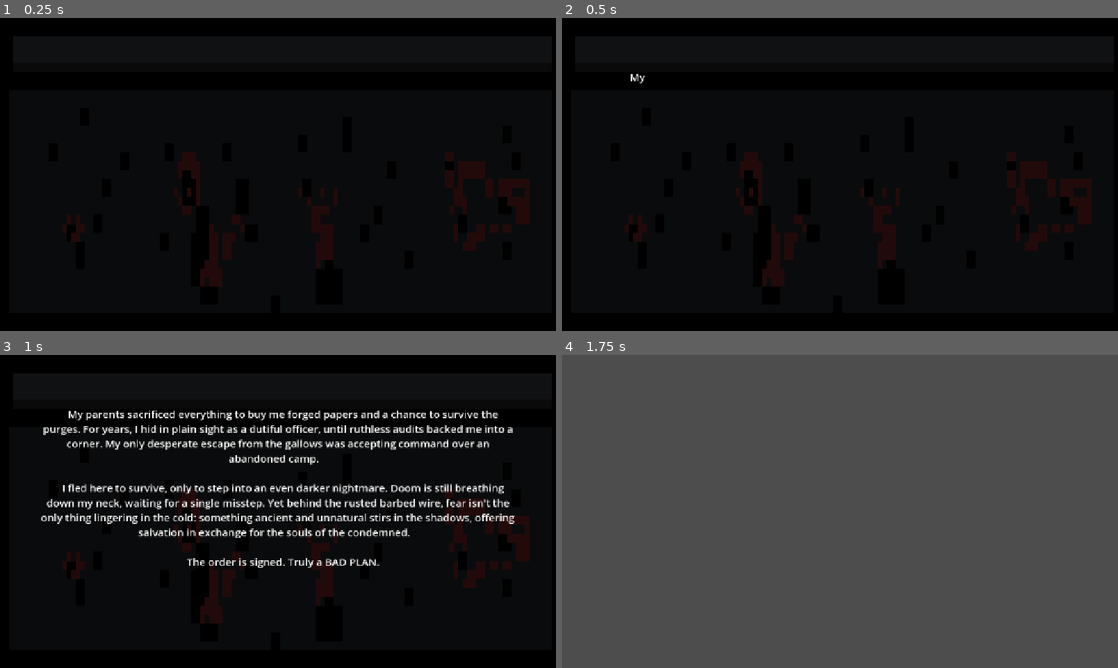
Above: before the commit, frames 1-4 (two rows, left to right).
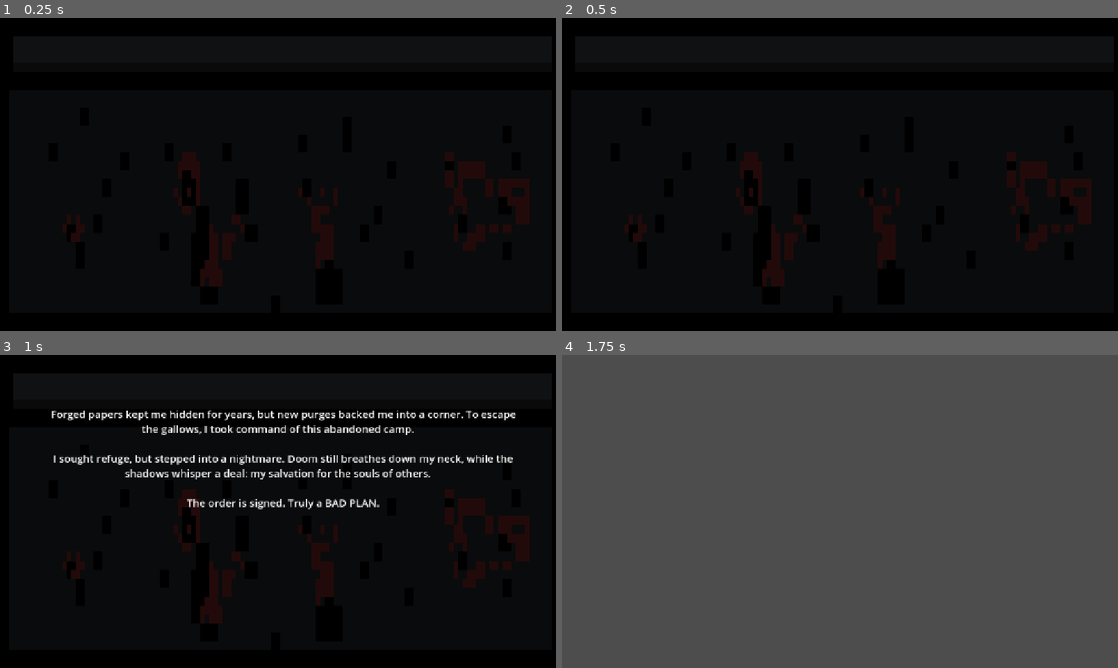
Above: after the commit, the same moments.

Repository: JoshuaWe1t/death-camp
Game: Godot game, scene res://scenes/intro/typewriter_scene.tscn
Two runs of this game, one before a commit and one after it. Both use one fixed random seed, a clock stepped at 60 frames per second and the inputs below. The project has no main scene, so this scene is started directly. Sound files missing from this copy of the repository are replaced by a short silence.
Inputs (mouse positions are in pixels of both pictures, inside the frame that each line leads up to):
- Up to frame 1 (0.25 s): no input
- Up to frame 2 (0.5 s): no input
- Up to frame 3 (1 s): tap Enter at 0.5 s; move the mouse to (400, 495) at 0.52 s; hold Space (SPACE) from 0.53 s (still down); click (400, 495) at 0.67 s
- Up to frame 4 (1.75 s): move the mouse to (728, 527) at 1.27 s; release Space (SPACE) at 1.28 s; click (728, 527) at 1.35 s; tap Space (SPACE) at 1.55 s

Frame 1 is identical in both runs. In frame 2, less than 0.1% of the frame differs, in the area x 12-15%, y 17-21%; in frame 3, 10%, in the area x 7-93%, y 17-68%; in frame 4, nothing differs.

Commit message:
feat: Добавить локаоизацию и обработку текста

Diff:
--- a/scenes/intro/typewriter_scene.gd
+++ b/scenes/intro/typewriter_scene.gd
@@ -15,23 +15,38 @@
 var lang = Global.lang
 
 # Текст, который мы хотим напечатать
+#var text_to_type = {
+	#"rus": """
+	#Жертва родителей подарила мне фальшивые документы и шанс выжить в разгар чисток. Годами я прятался у всех на виду под маской верного офицера, но новые проверки прижали меня к стенке. Единственным шансом избежать неминуемой казни стало назначение комендантом в заброшенный лагерь.
+#
+	#Я бежал сюда ради спасения, но шагнул в худший кошмар. Смертельная угроза не отступила — она дышит мне в спину каждым шагом и каждым доносом. Здесь, среди ржавой проволоки и чужой агонии, воздух пропитан не только ужасом: сама тьма этого места шепчет о сделках, способных подарить спасение ценой чужих душ.
+#
+	#Приказ подписан. И это определенно был ПЛОХОЙ ПЛАН.
+	#""",
+	#"eng": """
+	#My parents sacrificed everything to buy me forged papers and a chance to survive the purges. For years, I hid in plain sight as a dutiful officer, until ruthless audits backed me into a corner. My only desperate escape from the gallows was accepting command over an abandoned camp.
+#
+	#I fled here to survive, only to step into an even darker nightmare. Doom is still breathing down my neck, waiting for a single misstep. Yet behind the rusted barbed wire, fear isn't the only thing lingering in the cold: something ancient and unnatural stirs in the shadows, offering salvation in exchange for the souls of the condemned.
+#
+	#The order is signed. Truly a BAD PLAN.
+	#"""
+#}
 var text_to_type = {
 	"rus": """
-	Жертва родителей подарила мне фальшивые документы и шанс выжить в разгар чисток. Годами я прятался у всех на виду под маской верного офицера, но новые проверки прижали меня к стенке. Единственным шансом избежать неминуемой казни стало назначение комендантом в заброшенный лагерь.
+    Фальшивые документы скрывали меня годами, но новые чистки прижали к стенке. Чтобы избежать петли, я вызвался комендантом в этот заброшенный лагерь.
 
-	Я бежал сюда ради спасения, но шагнул в худший кошмар. Смертельная угроза не отступила — она дышит мне в спину каждым шагом и каждым доносом. Здесь, среди ржавой проволоки и чужой агонии, воздух пропитан не только ужасом: сама тьма этого места шепчет о сделках, способных подарить спасение ценой чужих душ.
+    Я искал убежище, но шагнул в кошмар. Смерть всё ещё дышит в спину, а местная тьма предлагает сделку: моё спасение ценой чужих душ.
 
-	Приказ подписан. И это определенно был ПЛОХОЙ ПЛАН.
+    Приказ подписан. Это был определенно ПЛОХОЙ ПЛАН.
 	""",
 	"eng": """
-	My parents sacrificed everything to buy me forged papers and a chance to survive the purges. For years, I hid in plain sight as a dutiful officer, until ruthless audits backed me into a corner. My only desperate escape from the gallows was accepting command over an abandoned camp.
+    Forged papers kept me hidden for years, but new purges backed me into a corner. To escape the gallows, I took command of this abandoned camp.
 
-	I fled here to survive, only to step into an even darker nightmare. Doom is still breathing down my neck, waiting for a single misstep. Yet behind the rusted barbed wire, fear isn't the only thing lingering in the cold: something ancient and unnatural stirs in the shadows, offering salvation in exchange for the souls of the condemned.
+    I sought refuge, but stepped into a nightmare. Doom still breathes down my neck, while the shadows whisper a deal: my salvation for the souls of others.
 
-	The order is signed. Truly a BAD PLAN.
-	"""
+    The order is signed. Truly a BAD PLAN.
+    """
 }
-
 
 
 
@@ -64,6 +79,12 @@
 	# Останавливаем таймер, если весь текст напечатан
 	if rich_text_label.visible_characters >= rich_text_label.text.length():
 		timer.stop()
+
+	# Останавливаем таймер, если весь текст напечатан
+	if rich_text_label.visible_characters >= rich_text_label.text.length():
+		timer.stop()
+		is_text_skipped = true # Позволит нажать SPACE, даже если игрок досмотрел текст до конца
+		_on_show_hint_start_game()
 
 
 func _input(event):
